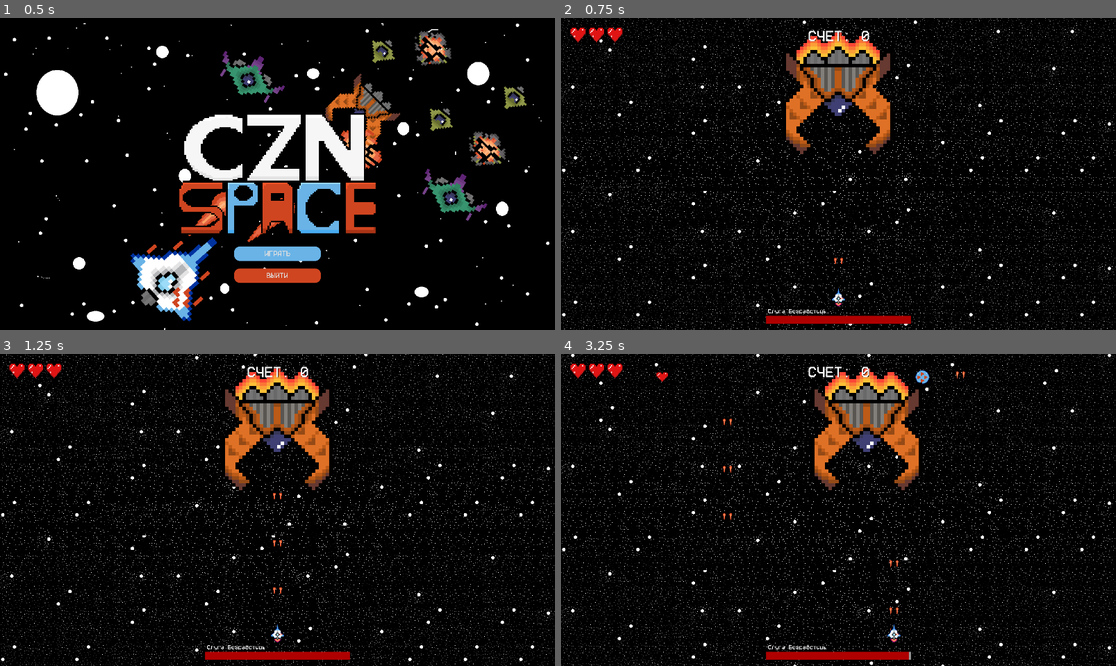
Above: before the commit, frames 1-4 (two rows, left to right).
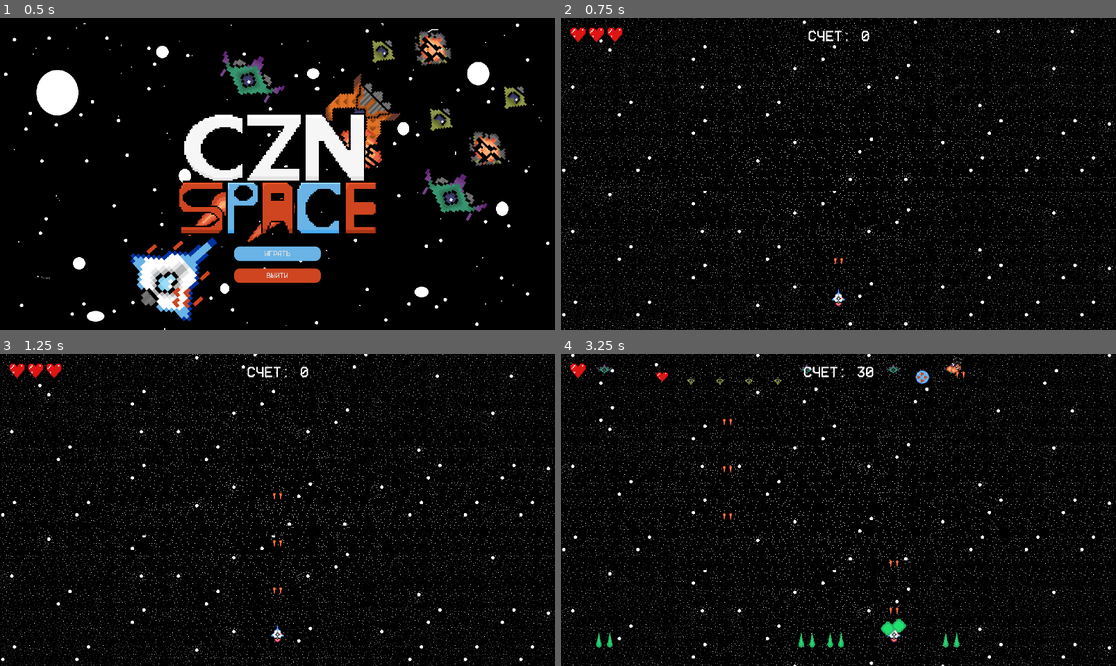
Above: after the commit, the same moments.

Repository: Baral-Chief-of-Compliance/CZNSpace
Game: Godot game, scene res://user_interface/game_menu.tscn
Same seed, same stepped clock (60 frames per second), same inputs: the game is played once before the commit and once after it.
Inputs (mouse positions are in pixels of both pictures, inside the frame that each line leads up to):
- Up to frame 1 (0.5 s): no input
- Up to frame 2 (0.75 s): click "ИГРАТЬ" at 0.5 s
- Up to frame 3 (1.25 s): no input
- Up to frame 4 (3.25 s): move the mouse to (960, 494) at 1.27 s; move the mouse to (727, 525) at 2.02 s; move the mouse to (894, 441) at 2.77 s

Frame 1 is identical in both runs. In frame 2, 4.7% of the frame differs, in the area x 36-64%, y 4-98%; in frame 3, 4.6%; in frame 4, 5.6%, in the area x 5-73%, y 0-98%.

Commit message:
add redirect for wev version

Diff:
--- a/Globals/globals.gd
+++ b/Globals/globals.gd
@@ -8,4 +8,4 @@
 var player_score : int = 0
 var player_health_point : int = 3
 var player_war_forme : int = 1
-var player_state = BOSS_ATTACK
+var player_state = MOBS_ATTACK
--- a/scenes/enemies/boss/first_boss.gd
+++ b/scenes/enemies/boss/first_boss.gd
@@ -99,7 +99,7 @@
 
 	coolDownAttack.start()
 
-	var function_number = randi_range(2,2)
+	var function_number = randi_range(1,2)
 
 	if function_number == 1:
 		boss_attack_1()
--- a/scenes/level.tscn
+++ b/scenes/level.tscn
@@ -6,7 +6,6 @@
 [ext_resource type="PackedScene" uid="uid://ditxjqdjr2pnq" path="res://scenes/enemies/enemy_spawner.tscn" id="4_4dkfk"]
 [ext_resource type="PackedScene" uid="uid://ch4vbhqu6htkk" path="res://scenes/bonus_for_czn_ship/health_spawner.tscn" id="5_o6210"]
 [ext_resource type="PackedScene" uid="uid://bciex4537akrn" path="res://scenes/bonus_for_czn_ship/war_form_bonus_spawner.tscn" id="6_vm2tw"]
-[ext_resource type="PackedScene" uid="uid://b2etd2kg3yx0a" path="res://scenes/enemies/boss/first_boss.tscn" id="7_cbv7e"]
 [ext_resource type="PackedScene" uid="uid://dkw13ogaxuxd2" path="res://scenes/enemies/boss/bluster_turel.tscn" id="8_wt5rd"]
 
 [node name="level" type="Node2D"]
@@ -27,9 +26,6 @@
 
 [node name="WarFormBonusSpawner" parent="." instance=ExtResource("6_vm2tw")]
 
-[node name="FirstBoss" parent="." instance=ExtResource("7_cbv7e")]
-position = Vector2(945, 291)
-
 [node name="blusterTurel" parent="." instance=ExtResource("8_wt5rd")]
 position = Vector2(1048, 864)
 
--- a/user_interface/game_menu.gd
+++ b/user_interface/game_menu.gd
@@ -15,3 +15,13 @@
 	Globals.player_health_point = 3
 	Globals.player_score = 0
 	get_tree().change_scene_to_file("res://scenes/level.tscn")
+
+
+
+
+func _on_exit_pressed():
+	if OS.get_name() == "Web":
+		JavaScriptBridge.eval("window.location.href='https://kursnasever51.ru'")
+	else:
+		OS.shell_open("https://kursnasever51.ru/")
+		get_tree().quit()
--- a/user_interface/game_menu.tscn
+++ b/user_interface/game_menu.tscn
@@ -110,3 +110,4 @@
 text = "ВЫЙТИ"
 
 [connection signal="pressed" from="startGame" to="." method="_on_start_game_pressed"]
+[connection signal="pressed" from="exit" to="." method="_on_exit_pressed"]
Not shown, changed: export_presets.cfg
Not shown: 1 places in scenes/level.tscn that only renumber resources
